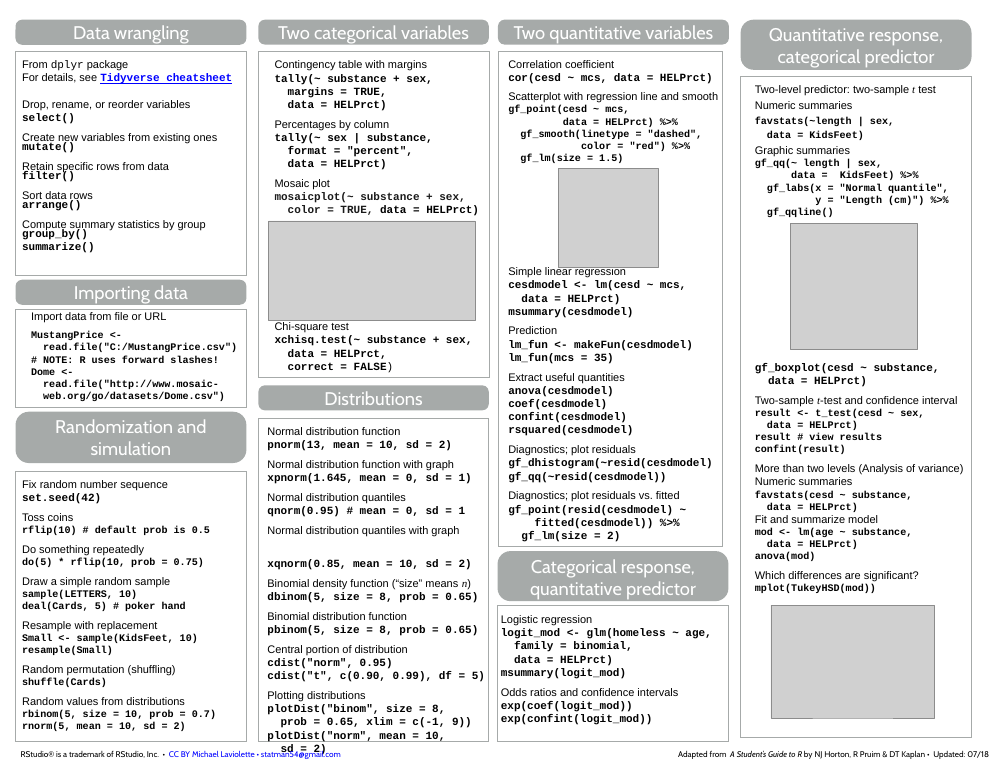
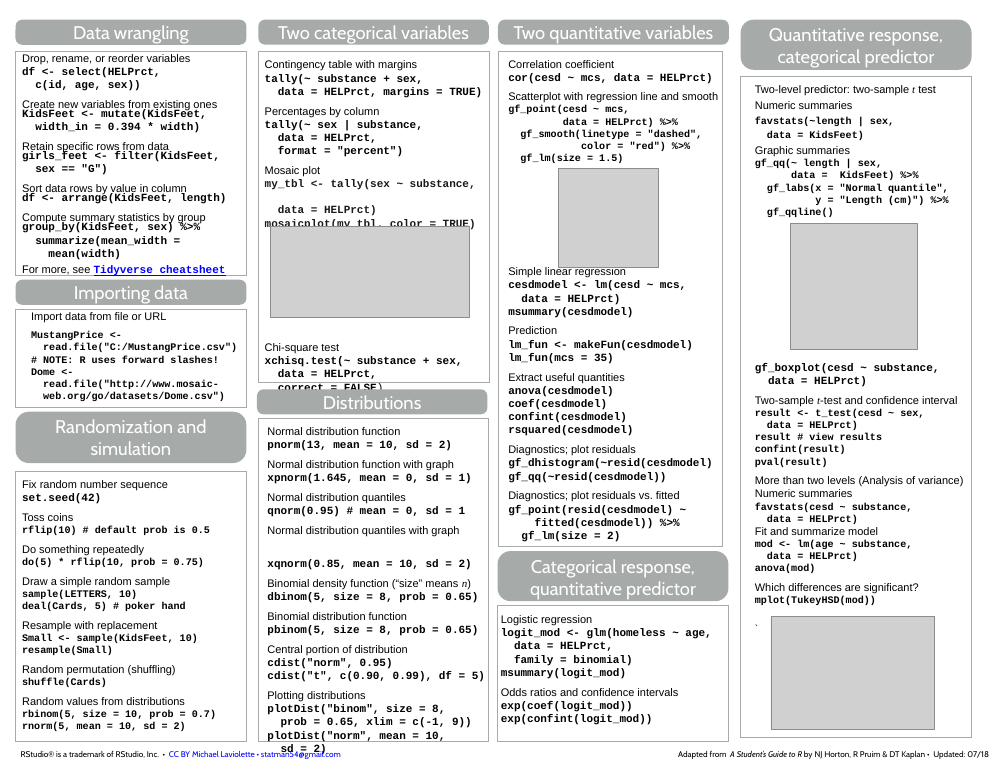
Before and after one commit to mlaviolet/Mosaic-cheatsheets, a slide deck: slide 2 of mosaic-cheatsheet-gf.pptx. Drawn at 1008x779 pixels with LibreOffice and Linux fonts; fonts in the diff are those of the drawing; grey boxes stand for pictures. Boxes give left, top, right and bottom in pixels: in the first picture for what was removed or moved away, otherwise in the second. Text is boxed around its words. In the diff, an @@ line names an element or a change of style, - is before the commit and + after.

```diff
--- a/mosaic-cheatsheet-gf.pptx
+++ b/mosaic-cheatsheet-gf.pptx
@@ rectangle "Contingency table with margins": place and size @@
-rectangle "Contingency table with margins" at bbox=[258, 51, 489, 377]
+rectangle "Contingency table with margins" at bbox=[258, 51, 489, 383]
@@ text in rectangle at bbox=[22, 60, 232, 84]: paragraphs removed @@
-From dplyr package
-For details, see Tidyverse cheatsheet
@@ text in rectangle at bbox=[22, 67, 161, 91]: text changed @@
-select()
+df <- select(HELPrct,
+c(id, age, sex))
@@ text in rectangle at bbox=[265, 60, 417, 216]: text colour #000000 to #1A1A1A in "data = HELPrct)"; more space between paragraphs @@
@@ text in rectangle at bbox=[278, 87, 482, 98]: text changed @@
-margins = TRUE,
-data = HELPrct)
+data = HELPrct, margins = TRUE)
@@ text in rectangle at bbox=[741, 77, 972, 738]: paragraph added @@
+`
@@ text in rectangle at bbox=[22, 109, 206, 133]: text changed @@
-mutate()
+KidsFeet <- mutate(KidsFeet,
+width_in = 0.394 * width)
@@ text in rectangle at bbox=[265, 133, 476, 190]: text changed @@
-format = "percent",
+data = HELPrct,
+format = "percent")
+Mosaic plot
+my_tbl <- tally(sex ~ substance,
@@ text in rectangle at bbox=[22, 152, 226, 204]: text changed @@
-filter()
-Sort data rows
-arrange()
+girls_feet <- filter(KidsFeet,
+sex == "G")
+Sort data rows by value in column
+df <- arrange(KidsFeet, length)
@@ text in rectangle at bbox=[22, 223, 226, 276]: text changed @@
-group_by()
-summarize()
+group_by(KidsFeet, sex) %>%
+summarize(mean_width =
+mean(width)
+For more, see Tidyverse cheatsheet
@@ text in rectangle at bbox=[265, 219, 476, 230]: text changed @@
-Mosaic plot
-mosaicplot(~ substance + sex,
-color = TRUE, data = HELPrct)
+mosaicplot(my_tbl, color = TRUE)
@@ picture: place and size @@
-picture at bbox=[268, 221, 474, 320]
+picture at bbox=[270, 226, 469, 317]
@@ rounded rectangle "Distributions": place and size @@
-rounded rectangle "Distributions" at bbox=[259, 385, 489, 410]
+rounded rectangle "Distributions" at bbox=[257, 389, 487, 414]
@@ text in rectangle at bbox=[755, 458, 828, 467]: paragraph added @@
+pval(result)
@@ picture: place and size @@
-picture at bbox=[771, 605, 934, 718]
+picture at bbox=[771, 616, 934, 729]
@@ text in rectangle at bbox=[514, 642, 632, 666]: text changed @@
-family = binomial,
-data = HELPrct)
+data = HELPrct,
+family = binomial)
```
Also in this commit, not shown: 1 other slide changed, 3 other files.
